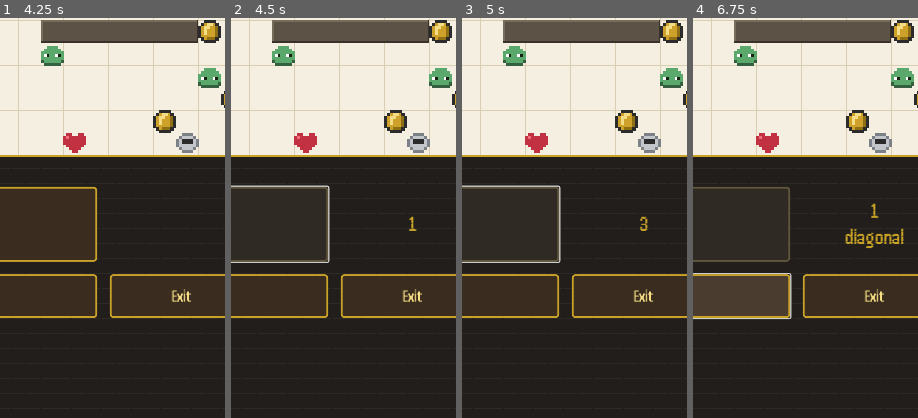
Above: before the commit, frames 1-4 (left to right).
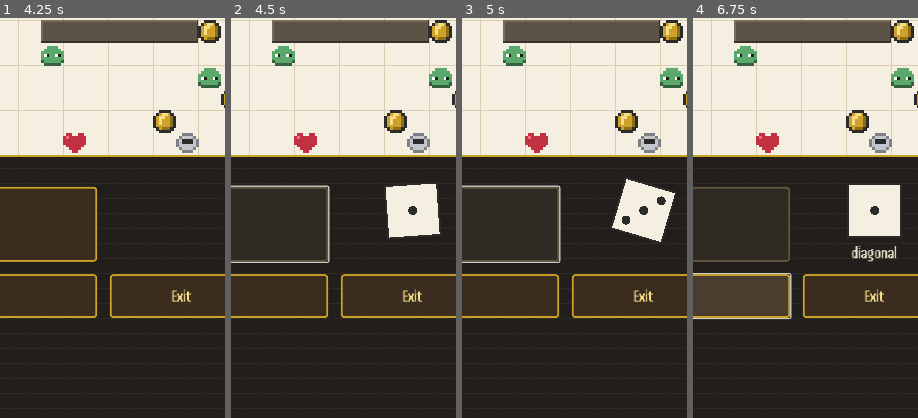
Above: after the commit, the same moments.

Repository: ViliyanSG/paper-dungeon
Game: Godot game, scene res://Main.tscn
The game is run twice, just before and just after one commit, with the same random seed, the same clock (stepped at 60 frames per second) and the same inputs.
Inputs:
- Up to frame 1 (4.25 s): click "Play" at 0.5 s; click "+ New game" at 1.25 s; click "‹" at 2 s; click "+ New game" at 2.75 s; click "KNIGHT" at 3.5 s
- Up to frame 2 (4.5 s): click "Roll die" at 4.25 s
- Up to frame 3 (5 s): no input
- Up to frame 4 (6.75 s): click "Shield: ready" at 5 s; click "Shield: ready" at 5.75 s; click "Shield: ready" at 6.5 s
The pictures show only the part of the screen within x 41-91%, y 47-97%; the shares and areas given below are measured in that part.

Frame 1 is identical in both runs. In frame 2, 2.8% of the frame differs, in the area x 68-93%, y 41-55%; in frame 3, 2.6%; in frame 4, 3.7%, in the area x 67-94%, y 41-61%.

Commit message:
Turn-based enemies (Enemies move phase: chase if near else random, attack 1d6 on reach) + animated d6 die on roll
Co-Authored-By: Claude Opus 4.8 <noreply@anthropic.com>

Diff:
--- a/main.gd
+++ b/main.gd
@@ -85,6 +85,7 @@
 	"cls_ranger_name": ["RANGER", "РЕЙНДЖЪР", "RÔDEUR", "WALDLÄUFER"],
 	"cls_ranger_desc": ["+1 step · break wall 1/floor", "+1 стъпка · чупи стена 1/етаж", "+1 pas · casse mur 1/étage", "+1 Schritt · Wand 1/Ebene"],
 	"ui_roll": ["Roll die", "Хвърли зар", "Lancer le dé", "Würfeln"],
+	"ui_enemies": ["Enemies move", "Враговете мърдат", "Ennemis bougent", "Gegner ziehen"],
 	"ui_exit": ["Exit", "Излез", "Quitter", "Verlassen"],
 	"ui_language": ["Language", "Език", "Langue", "Sprache"],
 	"ui_music": ["Music", "Музика", "Musique", "Musik"],
@@ -130,6 +131,10 @@
 var level := 1
 var pending_advance := false
 var pending_respawn := false
+var enemy_turn := false
+var die_value := 1
+var die_angle := 0.0
+var show_die := false
 
 # ---- Hero class + abilities ----
 var hero_class := "knight"
@@ -266,12 +271,11 @@
 	gold_label.horizontal_alignment = HORIZONTAL_ALIGNMENT_RIGHT
 
 	roll_button = _make_button(game_ui, "Хвърли зар", Vector2(20, 870), Vector2(430, 120))
-	roll_button.pressed.connect(_on_roll)
-
-	roll_result_label = _make_label(game_ui, Vector2(470, 870), Vector2(230, 120), 34, C_GOLD)
+	roll_button.pressed.connect(_on_main_button)
+
+	roll_result_label = _make_label(game_ui, Vector2(470, 958), Vector2(230, 36), 26, C_CREAM)
 	roll_result_label.horizontal_alignment = HORIZONTAL_ALIGNMENT_CENTER
 	roll_result_label.vertical_alignment = VERTICAL_ALIGNMENT_CENTER
-	roll_result_label.autowrap_mode = TextServer.AUTOWRAP_WORD_SMART
 
 	reset_button = _make_button(game_ui, "Излез", Vector2(470, 1010), Vector2(230, 70))
 	reset_button.add_theme_font_size_override("font_size", 26)
@@ -1019,11 +1023,14 @@
 	mage_casts = int(data.get("casts", 3))
 	mage_turn_cast = false
 	casting = false
+	enemy_turn = false
+	show_die = false
+	die_angle = 0.0
 	log_lines = []
 
 	add_log(t("log_resume") % level)
-	roll_button.disabled = false
 	roll_result_label.text = ""
+	_update_main_button()
 	_update_ability_ui()
 	update_hud()
 	queue_redraw()
@@ -1058,13 +1065,16 @@
 	mage_casts = 3
 	mage_turn_cast = false
 	casting = false
+	enemy_turn = false
+	show_die = false
+	die_angle = 0.0
 	log_lines = []
 
 	_generate_level()
 
 	add_log(t("log_new_level") % level)
-	roll_button.disabled = false
 	roll_result_label.text = ""
+	_update_main_button()
 	_update_ability_ui()
 	update_hud()
 	queue_redraw()
@@ -1271,16 +1281,22 @@
 	spinning = true
 	roll_button.disabled = true
 	options = []
+	show_die = true
 	_sfx("roll")
 	queue_redraw()
 
 	var total := 16 + randi() % 8
 	for i in total:
-		roll_result_label.text = str(1 + randi() % 6)
+		die_value = 1 + randi() % 6
+		die_angle += 0.5
+		roll_result_label.text = ""
+		queue_redraw()
 		await get_tree().create_timer(0.05 + i * 0.004).timeout
 
 	current_n = 1 + randi() % 6
 	diagonal = (current_n % 2) == 1
+	die_value = current_n
+	die_angle = 0.0
 	spinning = false
 	if hero_class == "mage":
 		mage_turn_cast = true   # one cast available this turn
@@ -1419,15 +1435,10 @@
 		return
 
 	if pending_respawn:
-		pending_respawn = false
-		player.hp = player.max_hp
-		_sfx("death")
-		new_level()
-		add_log(t("log_died"))
+		_do_respawn()
 		return
 
 	if not game_over:
-		roll_button.disabled = false
 		var steps := full_path.size()
 		var first_dir: Vector2i = full_path[0] - start_pos if steps > 0 else Vector2i.ZERO
 		var msg := t("log_move") % [_dir_word(first_dir), steps]
@@ -1438,6 +1449,8 @@
 		if hd != 0:
 			msg += t("log_hp") % hd
 		add_log(msg)
+		enemy_turn = _has_living_enemies()
+		_update_main_button()
 	_update_roll_label()
 	queue_redraw()
 
@@ -1463,8 +1476,82 @@
 
 
 func _update_roll_label() -> void:
-	var mode_txt := t("mode_diag") if diagonal else t("mode_straight")
-	roll_result_label.text = "%d\n%s" % [current_n, mode_txt]
+	roll_result_label.text = t("mode_diag") if diagonal else t("mode_straight")
+
+
+func _on_main_button() -> void:
+	if enemy_turn:
+		_enemies_move()
+	else:
+		_on_roll()
+
+
+func _update_main_button() -> void:
+	if enemy_turn:
+		roll_button.text = t("ui_enemies")
+		roll_button.disabled = false
+	else:
+		roll_button.text = t("ui_roll")
+		roll_button.disabled = awaiting_move or spinning or game_over
+
+
+func _has_living_enemies() -> bool:
+	for e in entities:
+		if e.alive and e.type == "enemy":
+			return true
+	return false
+
+
+func _enemies_move() -> void:
+	if not enemy_turn or spinning or game_over:
+		return
+	_sfx("step")
+	for e in entities:
+		if e.alive and e.type == "enemy":
+			_step_enemy(e)
+			if game_over:
+				break
+	if pending_respawn:
+		_do_respawn()
+		return
+	enemy_turn = false
+	update_hud()
+	_update_main_button()
+	queue_redraw()
+
+
+func _step_enemy(e: Dictionary) -> void:
+	var dist := maxi(absi(e.pos.x - player.pos.x), absi(e.pos.y - player.pos.y))
+	var dir: Vector2i
+	if dist <= 4:
+		dir = Vector2i(signi(player.pos.x - e.pos.x), signi(player.pos.y - e.pos.y))
+	else:
+		var dirs: Array = ORTHO_DIRS + DIAG_DIRS
+		dir = dirs[randi() % dirs.size()]
+	if dir == Vector2i.ZERO:
+		return
+	var target: Vector2i = e.pos + dir
+	if target == player.pos:
+		player.hp -= 1 + randi() % 6
+		_sfx("hit")
+		_check_death()
+		return
+	if target.x < 0 or target.y < 0 or target.x >= COLS or target.y >= ROWS:
+		return
+	if is_wall(target):
+		return
+	var occ = entity_at(target)
+	if occ != null and occ.type == "enemy":
+		return
+	e.pos = target
+
+
+func _do_respawn() -> void:
+	pending_respawn = false
+	player.hp = player.max_hp
+	_sfx("death")
+	new_level()
+	add_log(t("log_died"))
 
 
 func _resolve_tile(cell: Vector2i) -> void:
@@ -1656,6 +1743,30 @@
 	# player (class-specific hero sprite)
 	_draw_sprite(hero_class, cell_center(player.pos))
 
+	# rolling die (bottom controls area)
+	if show_die:
+		_draw_die(Vector2(585, 908), 84.0, die_value, die_angle)
+
+
+func _draw_die(center: Vector2, s: float, value: int, angle: float) -> void:
+	draw_set_transform(center, angle, Vector2.ONE)
+	var h := s * 0.5
+	draw_rect(Rect2(-h, -h, s, s), Color(0.957, 0.937, 0.882), true)
+	draw_rect(Rect2(-h, -h, s, s), C_INK, false, 3.0)
+	var d := s * 0.27
+	var pr := s * 0.085
+	var layouts := {
+		1: [Vector2(0, 0)],
+		2: [Vector2(-d, -d), Vector2(d, d)],
+		3: [Vector2(-d, -d), Vector2(0, 0), Vector2(d, d)],
+		4: [Vector2(-d, -d), Vector2(d, -d), Vector2(-d, d), Vector2(d, d)],
+		5: [Vector2(-d, -d), Vector2(d, -d), Vector2(0, 0), Vector2(-d, d), Vector2(d, d)],
+		6: [Vector2(-d, -d), Vector2(d, -d), Vector2(-d, 0), Vector2(d, 0), Vector2(-d, d), Vector2(d, d)],
+	}
+	for p in layouts.get(value, layouts[1]):
+		draw_circle(p, pr, C_INK)
+	draw_set_transform(Vector2.ZERO, 0.0, Vector2.ONE)
+
 
 func _draw_dead(ctr: Vector2) -> void:
 	var d := TILE * 0.22
